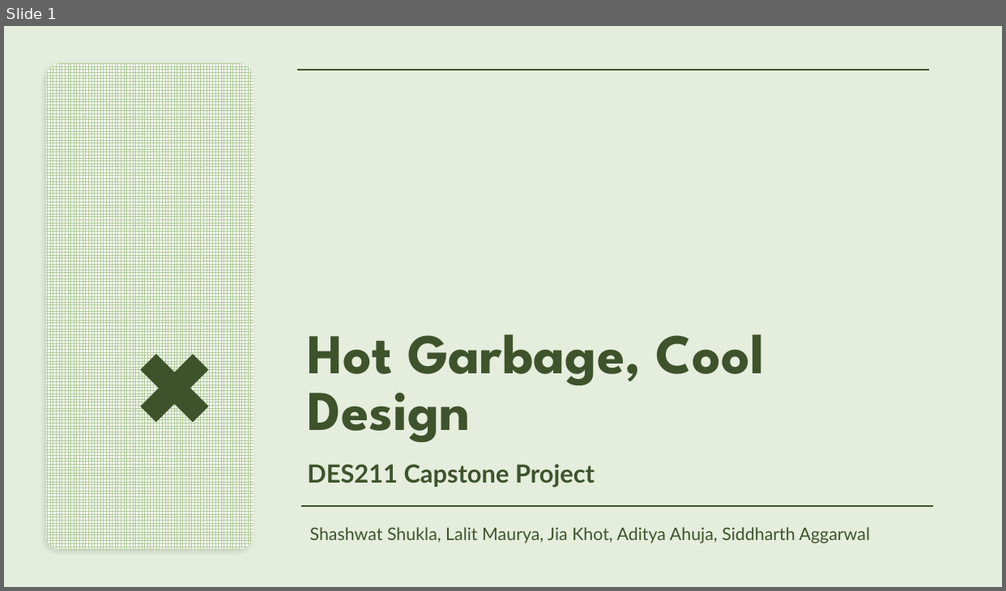
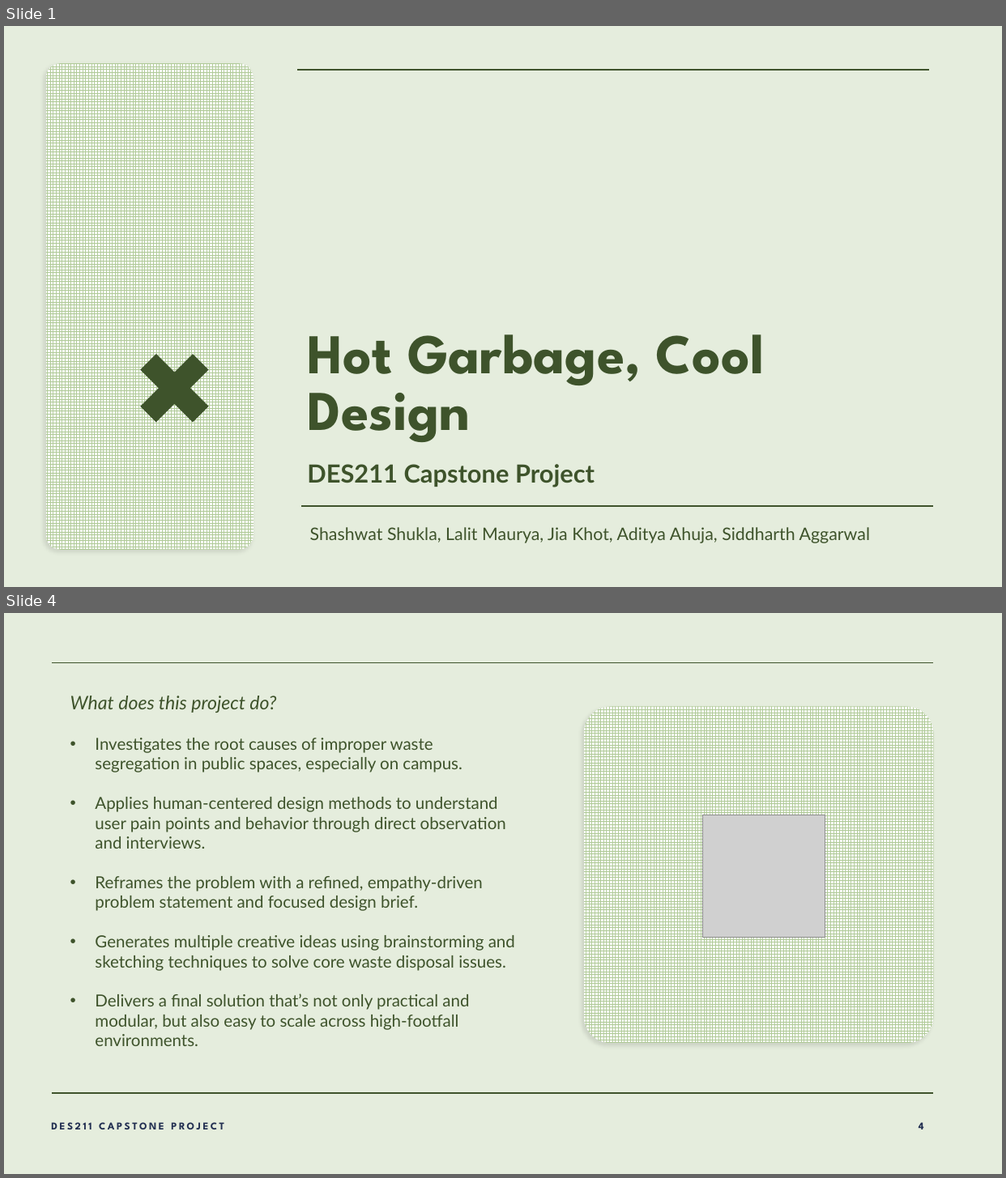
Before and after one commit to lalitm1004/DES211-CCD, a slide deck: presentation.pptx. Shown one above the other, each under a label of ours: slide 1 before the commit, slides 1 and 4 after it; the slides between them are not shown. The pictures are 1006x591 and 1006x1178 pixels, drawn with LibreOffice and Linux fonts; fonts in the diff are those of the drawing; grey boxes stand for pictures; background and template pictures are left out. Boxes give left, top, right and bottom in pixels: in the first picture for what was removed or moved away, otherwise in the second. Text is boxed around its words. In the diff, an @@ line names an element or a change of style, - is before the commit and + after.

Commit message:
ppt

```diff
--- a/presentation.pptx
+++ b/presentation.pptx
@@ slide 4 added at bbox=[4, 613, 1002, 1174], background #E5EDDD @@
@@ line added from (52, 663) to (933, 663), #3E532A 1 pt @@
@@ text added at bbox=[70, 696, 515, 1046], 16 pt, text #3E532A @@
+What does this project do?
+• Investigates the root causes of improper waste segregation in public spaces, especially on campus.
+• Applies human-centered design methods to understand user pain points and behavior through direct observation and interviews.
+• Reframes the problem with a refined, empathy-driven problem statement and focused design brief.
+• Generates multiple creative ideas using brainstorming and sketching techniques to solve core waste disposal issues.
+• Delivers a final solution that’s not only practical and modular, but also easy to scale across high-footfall environments.
@@ rounded rectangle added at bbox=[583, 707, 933, 1043], fill pattern #B0CA98 on #FFFFFF @@
@@ picture added at bbox=[702, 815, 825, 938] @@
@@ line added from (52, 1093) to (933, 1093), #3E532A 1 pt @@
@@ text added at bbox=[51, 1122, 224, 1130], 10 pt, text #222F51, bold @@
+DES211 CAPSTONE PROJECT
@@ page number added at bbox=[918, 1122, 924, 1130], 10 pt, text #222F51, bold @@
+4
```
Also in this commit, not shown: 2 slides changed, 4 other slides added, 3 slides removed.
